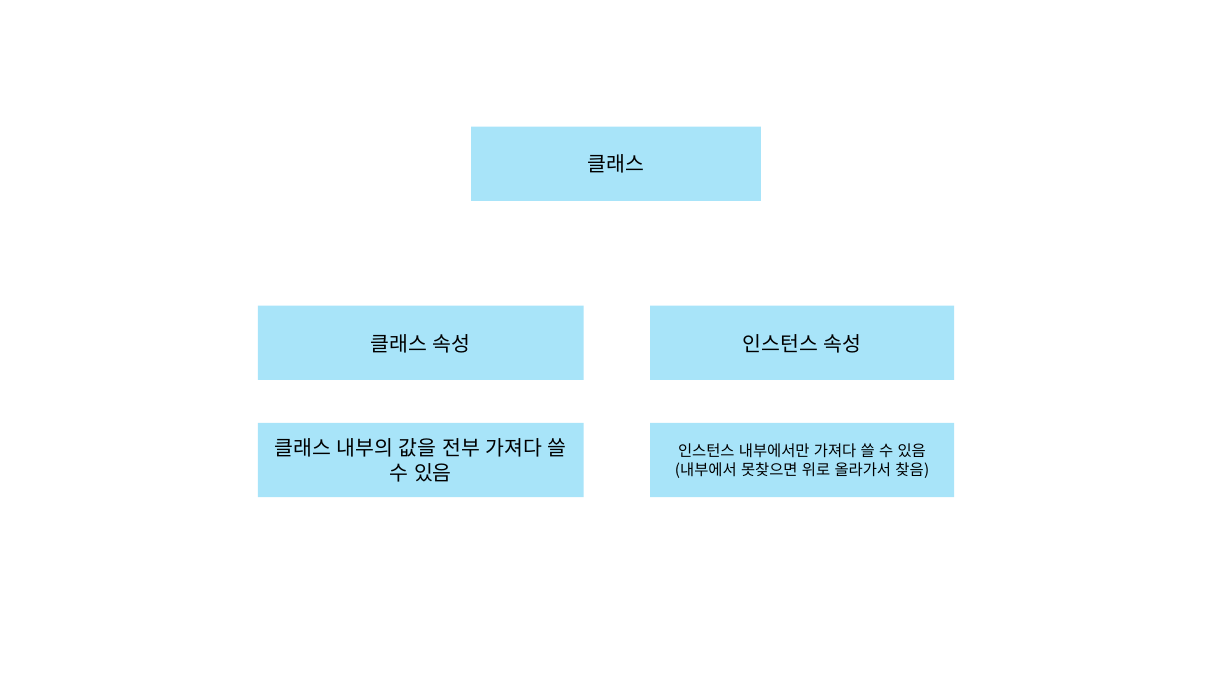
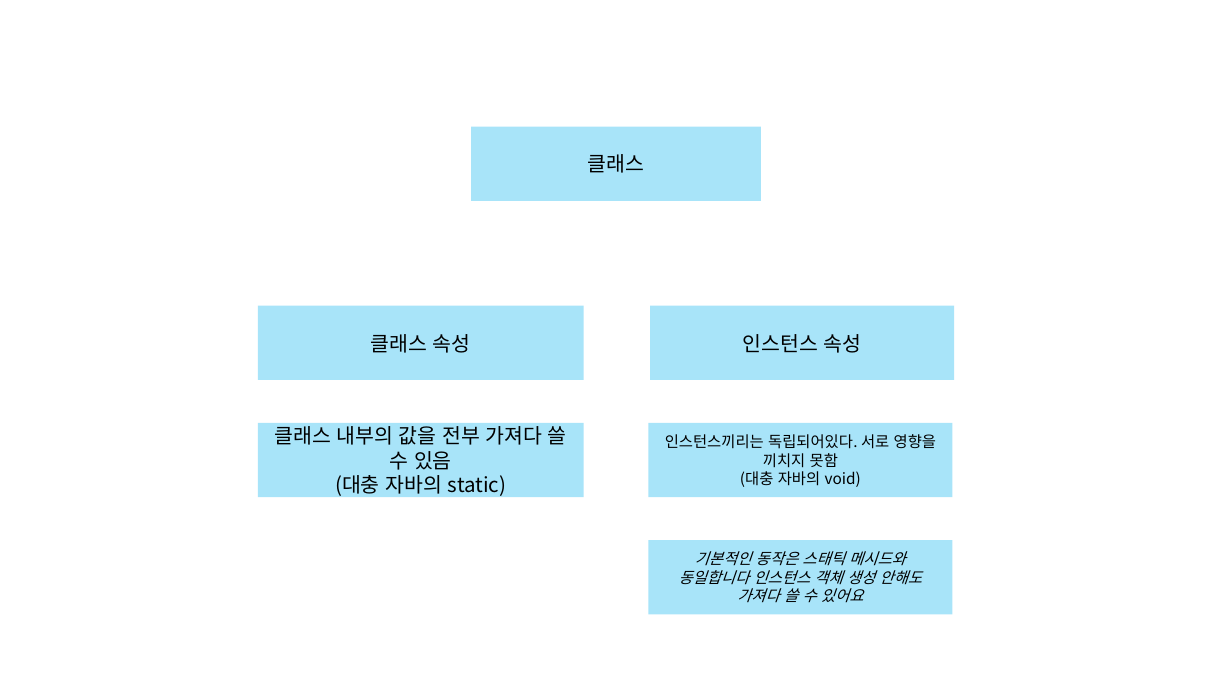
Before and after one commit to Linea89kr/classSIAT, a slide deck: slide 7 of 99. Lecture note in ppt/8. Python4, ES6.pptx. Drawn at 1232x693 pixels with LibreOffice and Linux fonts; fonts in the diff are those of the drawing. Boxes give left, top, right and bottom in pixels: in the first picture for what was removed or moved away, otherwise in the second. Text is boxed around its words. In the diff, an @@ line names an element or a change of style, - is before the commit and + after.

```diff
--- a/99. Lecture note in ppt/8. Python4, ES6.pptx
+++ b/99. Lecture note in ppt/8. Python4, ES6.pptx
@@ text in rectangle at bbox=[665, 434, 936, 487]: text changed @@
-인스턴스 내부에서만 가져다 쓸 수 있음
-(내부에서 못찾으면 위로 올라가서 찾음)
+인스턴스끼리는 독립되어있다. 서로 영향을 끼치지 못함
+(대충 자바의 void)
@@ text in rectangle at bbox=[335, 475, 506, 498]: paragraph added @@
+(대충 자바의 static)
@@ rectangle added at bbox=[649, 541, 953, 616], fill #00B0F0 at 34% opacity, 12 pt, text #000000, italic @@
+기본적인 동작은 스태틱 메시드와 동일합니다 인스턴스 객체 생성 안해도 가져다 쓸 수 있어요
```
Also in this commit, not shown: 7 other slides changed, 10 slides added, 1 slide removed, 4 other files.
